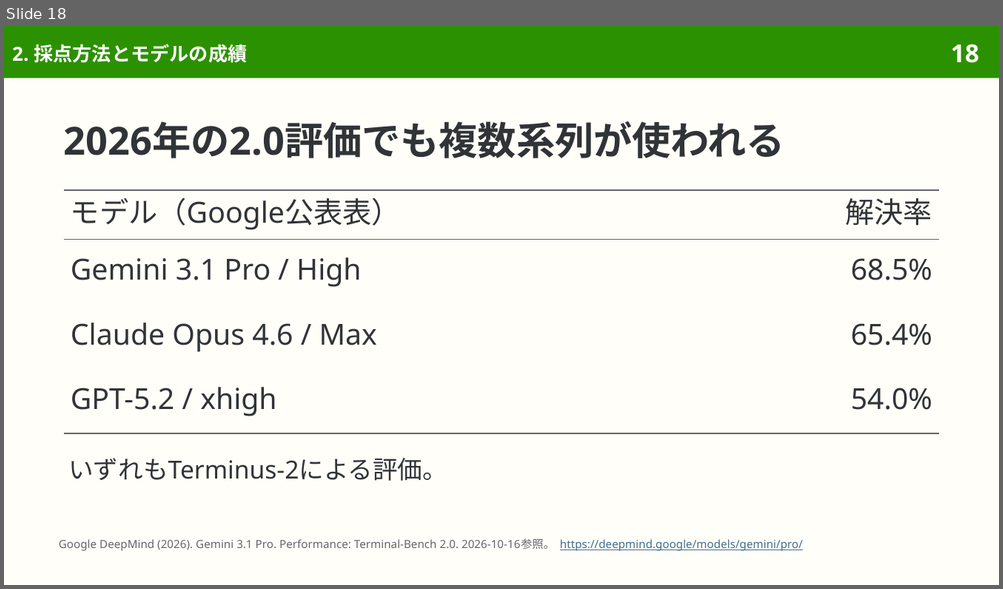
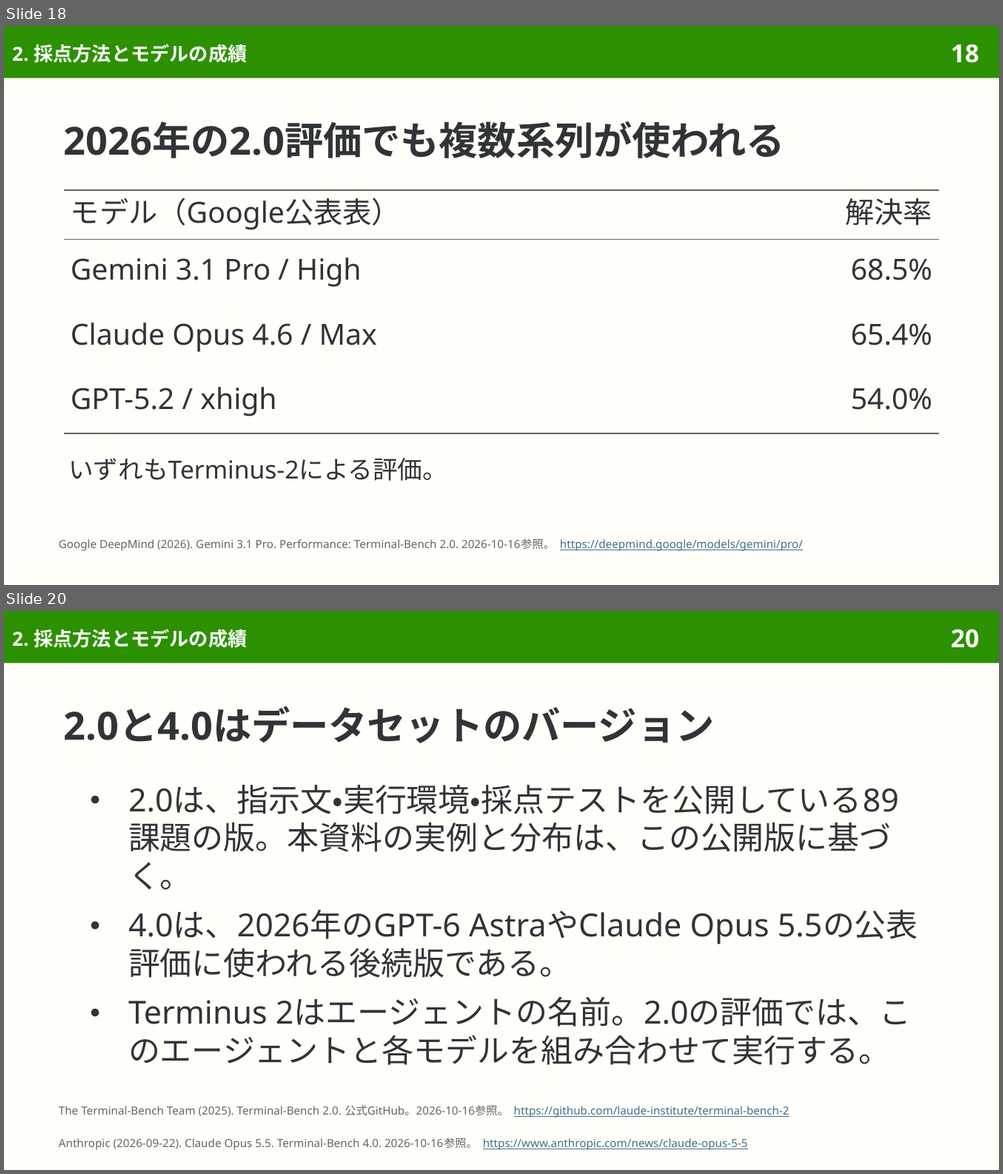
Before and after one commit to sasakiy84/datasets-in-10-minutes, a slide deck: slides/datasets-in-10-minutes-terminal-bench.pptx. Shown one above the other, each under a label of ours: slide 18 before the commit, slides 18 and 20 after it; the slides between them are not shown. The pictures are 1003x589 and 1003x1174 pixels, drawn with LibreOffice and Linux fonts; fonts in the diff are those of the drawing. Boxes give left, top, right and bottom in pixels: in the first picture for what was removed or moved away, otherwise in the second. Text is boxed around its words. In the diff, an @@ line names an element or a change of style, - is before the commit and + after.

Commit message:
Compact gallery cards and clarify Terminal-Bench citations and versions

```diff
--- a/slides/datasets-in-10-minutes-terminal-bench.pptx
+++ b/slides/datasets-in-10-minutes-terminal-bench.pptx
@@ slide 20 added at bbox=[4, 611, 999, 1170], background #FFFEF8; not listed: 2 template elements that a slide beside it also shows @@
@@ title added at bbox=[12, 629, 247, 648], 14 pt, text #FFFFFF, bold @@
+2. 採点方法とモデルの成績
@@ title added at bbox=[64, 706, 714, 743], 28 pt, text #303437, bold @@
+2.0と4.0はデータセットのバージョン
@@ text added at bbox=[128, 785, 918, 1065], 23 pt, text #303437 @@
+● 2.0は、指示文・実行環境・採点テストを公開している89課題の版。本資料の実例と分布は、この公開版に基づく。
+● 4.0は、2026年のGPT-6 AstraやClaude Opus 5.5の公表評価に使われる後続版である。
+● Terminus 2はエージェントの名前。2.0の評価では、このエージェントと各モデルを組み合わせて実行する。
@@ text added at bbox=[59, 1105, 789, 1118], 8.1 pt, text #626669 @@
+The Terminal-Bench Team (2025). Terminal-Bench 2.0. 公式GitHub。2026-10-16参照。 https://github.com/laude-institute/terminal-bench-2
@@ text added at bbox=[59, 1138, 748, 1150], 8.1 pt, text #626669 @@
+Anthropic (2026-09-22). Claude Opus 5.5. Terminal-Bench 4.0. 2026-10-16参照。 https://www.anthropic.com/news/claude-opus-5-5
```
Also in this commit, not shown: 8 slides changed, 1 other slide added, 7 other files.
